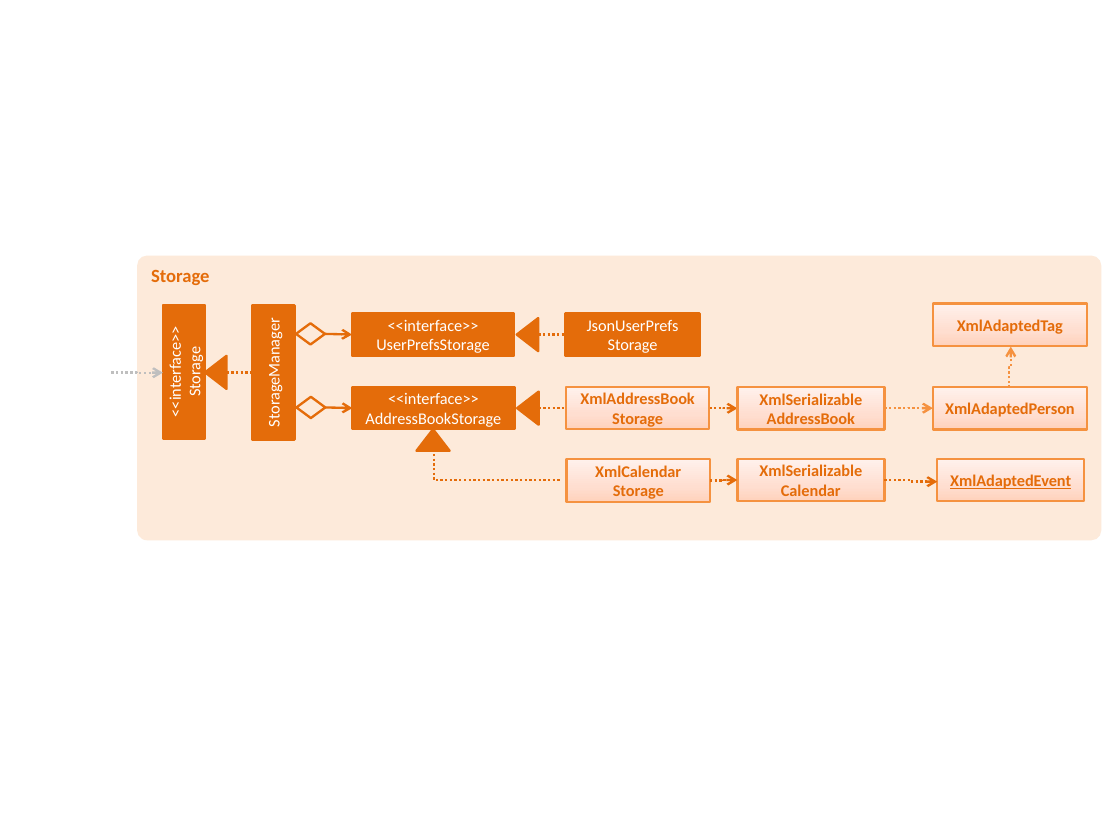
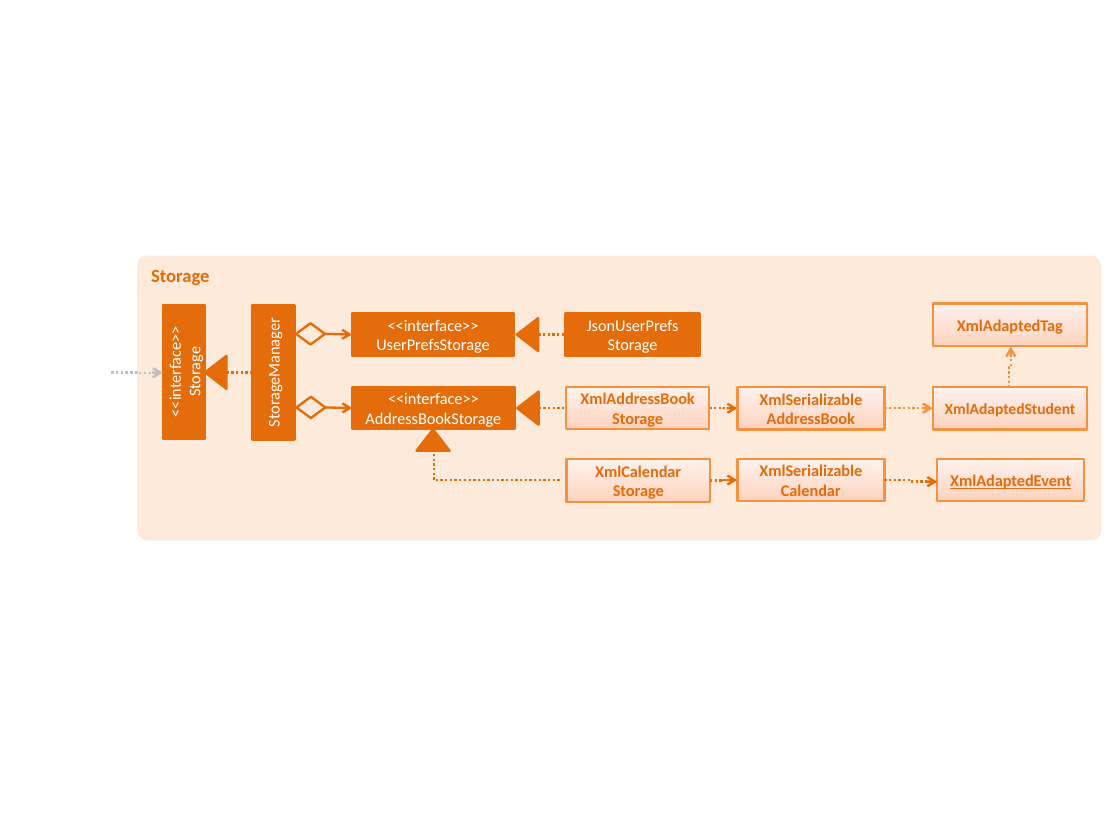
Before and after one commit to yogtew/main, a slide deck: slide 1 of docs/diagrams/StorageComponentClassDiagram.pptx. Drawn at 1120x840 pixels with LibreOffice and Linux fonts; fonts in the diff are those of the drawing. Boxes give left, top, right and bottom in pixels: in the first picture for what was removed or moved away, otherwise in the second. Text is boxed around its words. In the diff, an @@ line names an element or a change of style, - is before the commit and + after.

Commit message:
Fix minor errors referencing person instead of student

```diff
--- a/docs/diagrams/StorageComponentClassDiagram.pptx
+++ b/docs/diagrams/StorageComponentClassDiagram.pptx
@@ text in rectangle at bbox=[945, 403, 1076, 417]: text changed; size 10.5 to 10 pt @@
-XmlAdaptedPerson
+XmlAdaptedStudent
```
Also in this commit, not shown: 2 other files.
